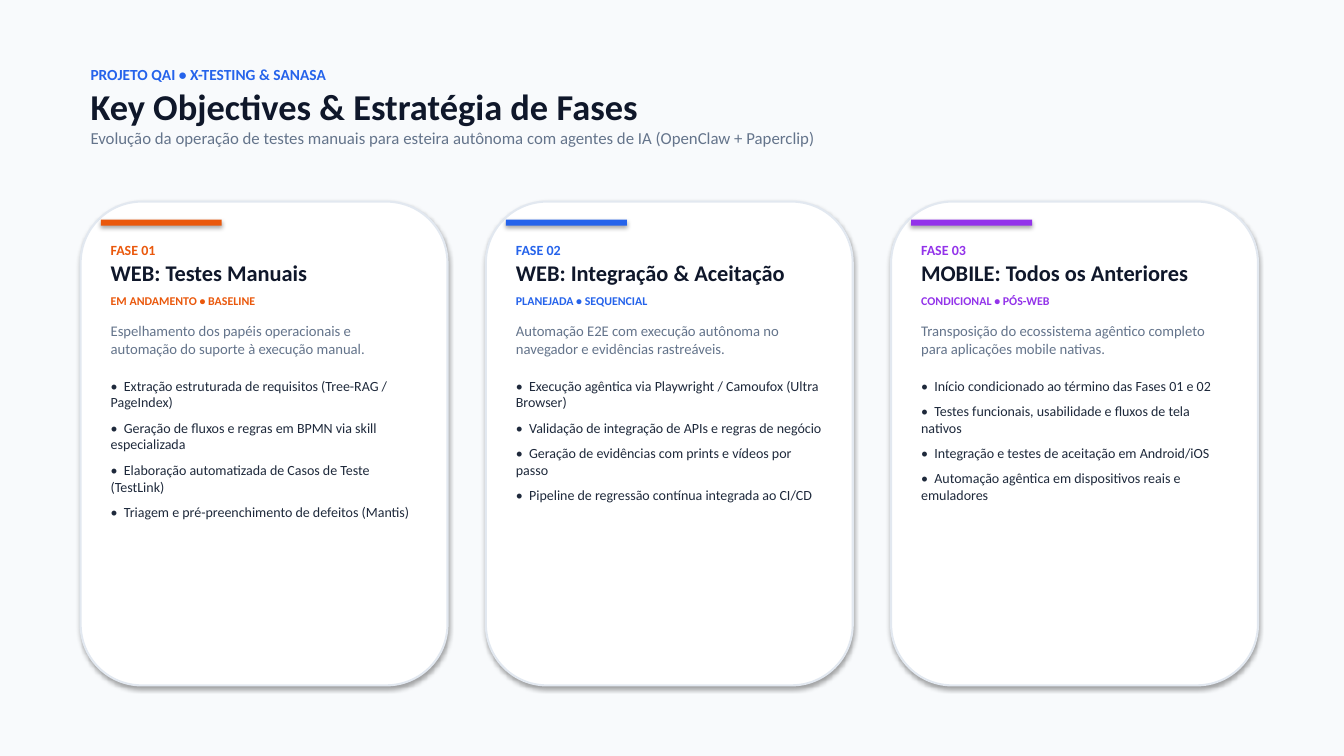
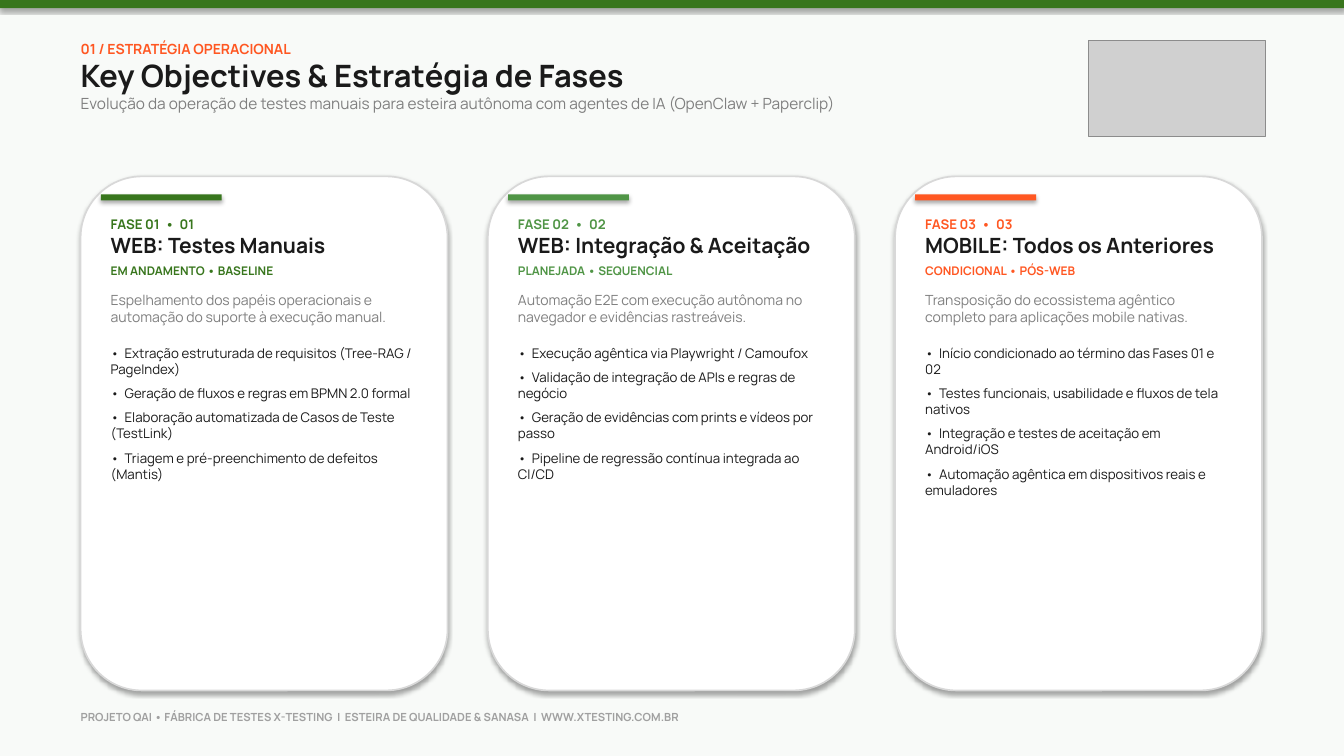
Before and after one commit to labsclaw/openclaw-x-integration, a slide deck: slide 1 of artifacts/x-testing/status-report-qai-2026-09.pptx. Drawn at 1344x756 pixels with LibreOffice and Linux fonts; fonts in the diff are those of the drawing; grey boxes stand for pictures. Boxes give left, top, right and bottom in pixels: in the first picture for what was removed or moved away, otherwise in the second. Text is boxed around its words. In the diff, an @@ line names an element or a change of style, - is before the commit and + after.

Commit message:
style(x-testing): apply official X-Testing visual identity (Raleway font, brand green palette, and official logo)

```diff
--- a/artifacts/x-testing/status-report-qai-2026-09.pptx
+++ b/artifacts/x-testing/status-report-qai-2026-09.pptx
@@ rectangle at (0,0,1344,756): fill #F8FAFC to #F8FAF8 @@
@@ rectangle added at (0,0,1344,8), fill #38761D @@
@@ text at (81,40,290,54): text changed; size 11 to 10 pt; font Calibri to Manrope; text colour #2563EB to #FF5722 @@
-PROJETO QAI • X-TESTING & SANASA
+01 / ESTRATÉGIA OPERACIONAL
@@ text "01 / ESTRATÉGIA OPERACIONAL": place and size @@
-text "01 / ESTRATÉGIA OPERACIONAL" at (91,70,814,147)
+text "01 / ESTRATÉGIA OPERACIONAL" at (81,40,835,113)
@@ picture added at (1089,40,1265,136) @@
@@ text at (81,62,835,113): size 26 to 22 pt, text colour #0F172A to #1A1A1A in "Key Objectives & Estratégia de Fases"; font Calibri to Manrope in "Key Objectives & Estratégia de Fases", "Evolução da operação de testes manuais para ..."; size 12 to 11 pt, text colour #64748B to #7F7F7F in "Evolução da operação de testes manuais para ..." @@
@@ rounded rectangle: place and size @@
-rounded rectangle at (486,202,853,686)
+rounded rectangle at (81,176,448,691)
@@ rounded rectangle at (81,176,448,691): outline #E2E8F0 1.5 pt to #D8D8D8 1.2 pt @@
@@ rounded rectangle at (488,176,855,691): outline #E2E8F0 1.5 pt to #D8D8D8 1.2 pt @@
@@ rounded rectangle: place and size @@
-rounded rectangle at (891,202,1258,686)
+rounded rectangle at (488,176,855,691)
@@ rounded rectangle added at (895,176,1262,691), fill #FFFFFF, outline #D8D8D8 1.2 pt @@
@@ rounded rectangle removed at (81,202,448,686) @@
@@ rectangle: place and size @@
-rectangle at (506,220,627,226)
+rectangle at (101,195,222,201)
@@ rectangle at (101,195,222,201): fill #2563EB to #38761D @@
@@ rectangle: place and size @@
-rectangle at (911,220,1032,226)
+rectangle at (508,195,629,201)
@@ rectangle at (508,195,629,201): fill #9333EA to #509546 @@
@@ rectangle added at (915,195,1036,201), fill #FF5722 @@
@@ text "FASE 01 • 01": place and size @@
-text "FASE 01 • 01" at (111,246,410,520)
+text "FASE 01 • 01" at (111,219,411,481)
@@ rectangle removed at (101,220,222,226) @@
@@ text at (111,219,195,229): text changed; size 10 to 9.5 pt; font Calibri to Manrope; text colour #EA580C to #38761D @@
-FASE 01
+FASE 01 • 01
@@ text "FASE 02 • 02": place and size @@
-text "FASE 02 • 02" at (516,246,822,503)
+text "FASE 02 • 02" at (518,219,813,479)
@@ text at (518,219,606,229): text changed; size 10 to 9.5 pt; font Calibri to Manrope; text colour #2563EB to #509546 @@
-FASE 02
+FASE 02 • 02
@@ text "FASE 03 • 03": place and size @@
-text "FASE 03 • 03" at (921,246,1211,500)
+text "FASE 03 • 03" at (925,219,1218,495)
@@ text at (925,219,1012,229): text changed; size 10 to 9.5 pt; font Calibri to Manrope; text colour #9333EA to #FF5722 @@
-FASE 03
+FASE 03 • 03
@@ text at (111,266,404,481): size 16 to 15 pt, text colour #0F172A to #1A1A1A in "WEB: Testes Manuais"; font Calibri to Manrope in "WEB: Testes Manuais", "EM ANDAMENTO • BASELINE", "Espelhamento dos papéis operacionais e automação do ...", "• Extração estruturada de requisitos (Tree-RAG / ..." and 2 more places; text colour #EA580C to #38761D in "EM ANDAMENTO • BASELINE"; size 10.5 to 10 pt, text colour #64748B to #7F7F7F in "Espelhamento dos papéis operacionais e automação do ..."; size 10 to 9.5 pt, text colour #1E293B to #1A1A1A in "• Extração estruturada de requisitos (Tree-RAG / ...", "• Elaboração automatizada de Casos de Teste ...", "• Triagem e pré-preenchimento de defeitos (Mantis)"; less space between paragraphs @@
@@ text at (518,266,813,479): size 16 to 15 pt, text colour #0F172A to #1A1A1A in "WEB: Integração & Aceitação"; font Calibri to Manrope in "WEB: Integração & Aceitação", "PLANEJADA • SEQUENCIAL", "Automação E2E com execução autônoma no navegador ...", "• Validação de integração de APIs e ..." and 2 more places; text colour #2563EB to #509546 in "PLANEJADA • SEQUENCIAL"; size 10.5 to 10 pt, text colour #64748B to #7F7F7F in "Automação E2E com execução autônoma no navegador ..."; size 10 to 9.5 pt, text colour #1E293B to #1A1A1A in "• Validação de integração de APIs e ...", "• Geração de evidências com prints e ...", "• Pipeline de regressão contínua integrada ao ..."; less space between paragraphs @@
@@ text at (925,264,1218,495): size 16 to 15 pt, text colour #0F172A to #1A1A1A in "MOBILE: Todos os Anteriores"; font Calibri to Manrope; text colour #9333EA to #FF5722 in "CONDICIONAL • PÓS-WEB"; size 10.5 to 10 pt, text colour #64748B to #7F7F7F in "Transposição do ecossistema agêntico completo para aplicaçõe ..."; size 10 to 9.5 pt, text colour #1E293B to #1A1A1A in "• Início condicionado ao término das Fases ...", "• Testes funcionais, usabilidade e fluxos de ...", "• Integração e testes de aceitação em ...", "• Automação agêntica em dispositivos reais e ..."; less space between paragraphs @@
@@ text at (532,348,808,362): text changed; size 10 to 9.5 pt; font Calibri to Manrope; text colour #1E293B to #1A1A1A @@
-• Execução agêntica via Playwright / Camoufox (Ultra Browser)
+• Execução agêntica via Playwright / Camoufox
@@ text at (125,388,411,402): text changed; size 10 to 9.5 pt; font Calibri to Manrope; text colour #1E293B to #1A1A1A @@
-• Geração de fluxos e regras em BPMN via skill especializada
+• Geração de fluxos e regras em BPMN 2.0 formal
@@ text added at (81,711,678,721), 8 pt, text #A0A0A0, bold @@
+PROJETO QAI • FÁBRICA DE TESTES X-TESTING | ESTEIRA DE QUALIDADE & SANASA | WWW.XTESTING.COM.BR
```
Also in this commit, not shown: 4 other slides changed, 3 other files.
